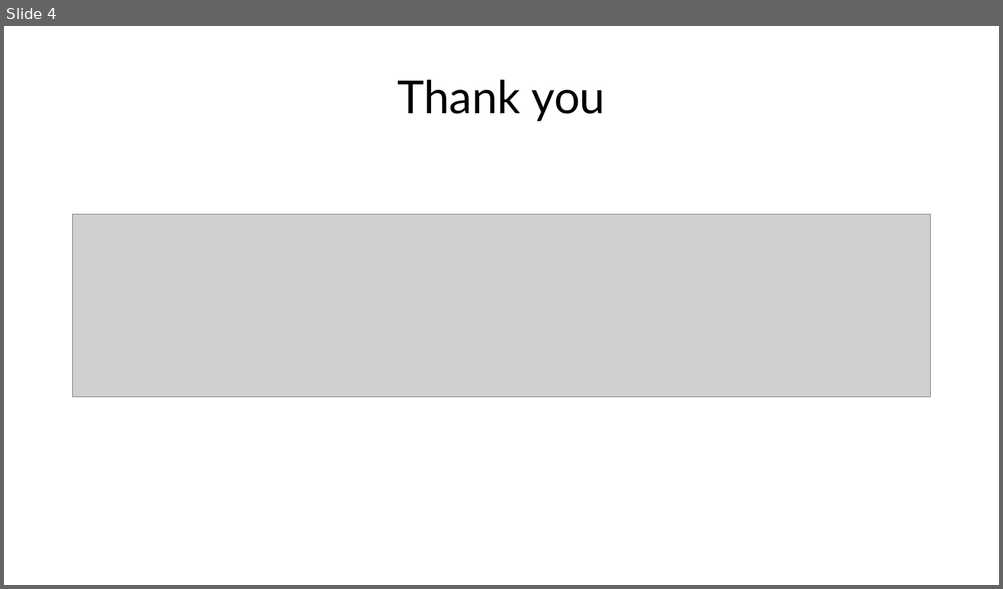
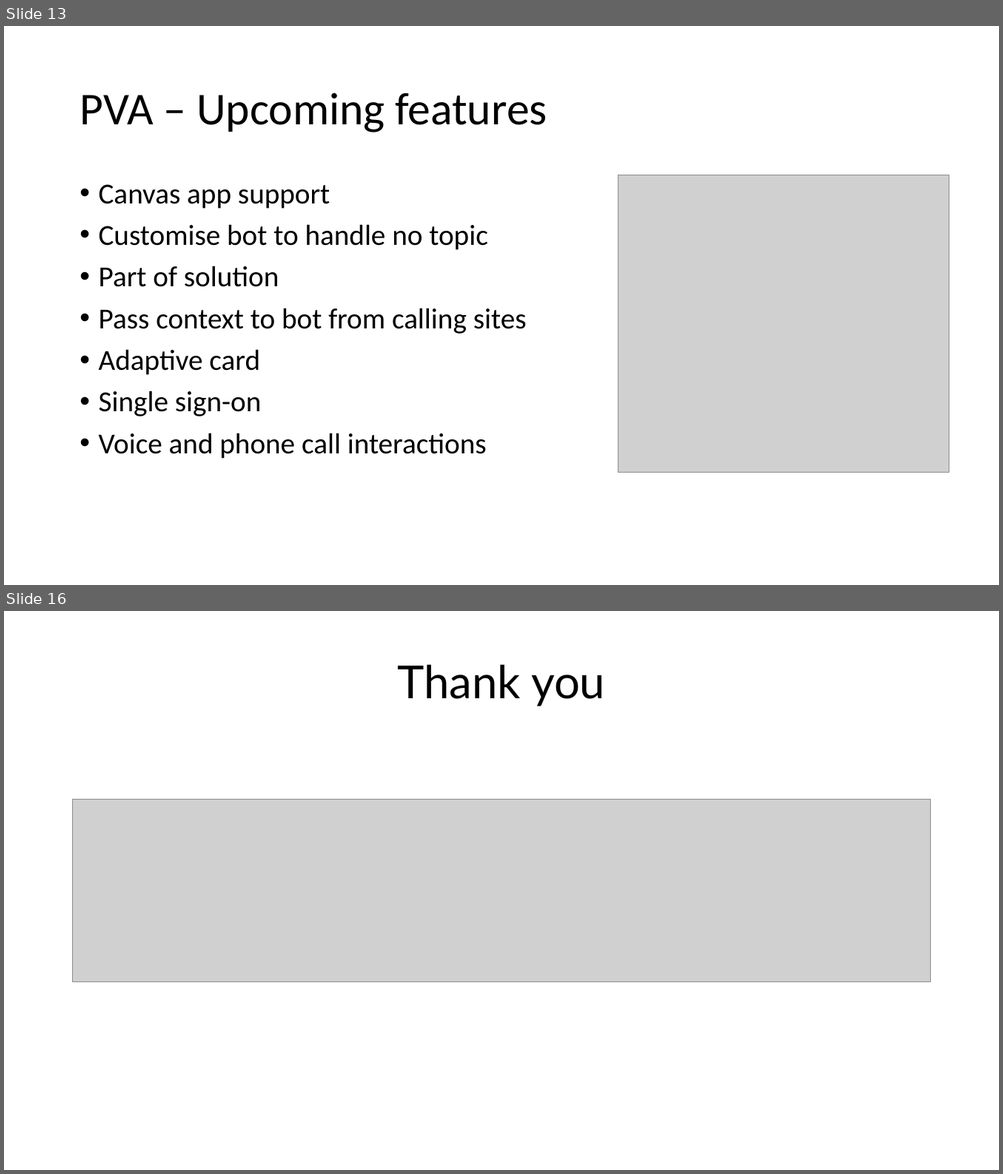
Before and after one commit to ramimounla/GlobalPowerPlatformBootcamp, a slide deck: Slides/Aung Khaing - Serve your customers using power virtual agents - 300 GPPB Wellington.pptx. Shown one above the other, each under a label of ours: slide 4 before the commit, slides 13 and 16 after it; the slides between them are not shown. The pictures are 1003x589 and 1003x1174 pixels, drawn with LibreOffice and Linux fonts; fonts in the diff are those of the drawing; grey boxes stand for pictures; background and template pictures are left out. Boxes give left, top, right and bottom in pixels: in the first picture for what was removed or moved away, otherwise in the second. Text is boxed around its words. In the diff, an @@ line names an element or a change of style, - is before the commit and + after.

```diff
--- a/Slides/Aung Khaing - Serve your customers using power virtual agents - 300 GPPB Wellington.pptx
+++ b/Slides/Aung Khaing - Serve your customers using power virtual agents - 300 GPPB Wellington.pptx
@@ slide 13 added at bbox=[4, 26, 999, 585], background picture (left out) @@
@@ title added at bbox=[79, 93, 547, 133], 44 pt, text #000000 @@
+PVA – Upcoming features
@@ picture added at bbox=[618, 175, 948, 473] @@
@@ text added at bbox=[99, 184, 526, 459], 28 pt, text #000000 @@
+• Canvas app support
+• Customise bot to handle no topic
+• Part of solution
+• Pass context to bot from calling sites
+• Adaptive card
+• Single sign-on
+• Voice and phone call interactions
@@ what was slide 4 is now slide 16 @@
```
Also in this commit, not shown: 1 slide changed, 13 other slides added, 2 slides removed.
